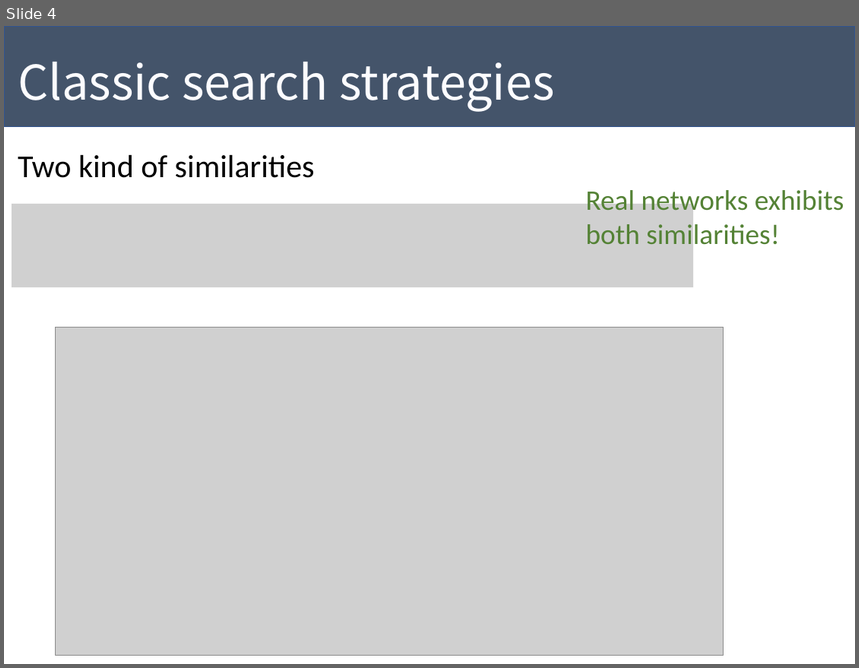
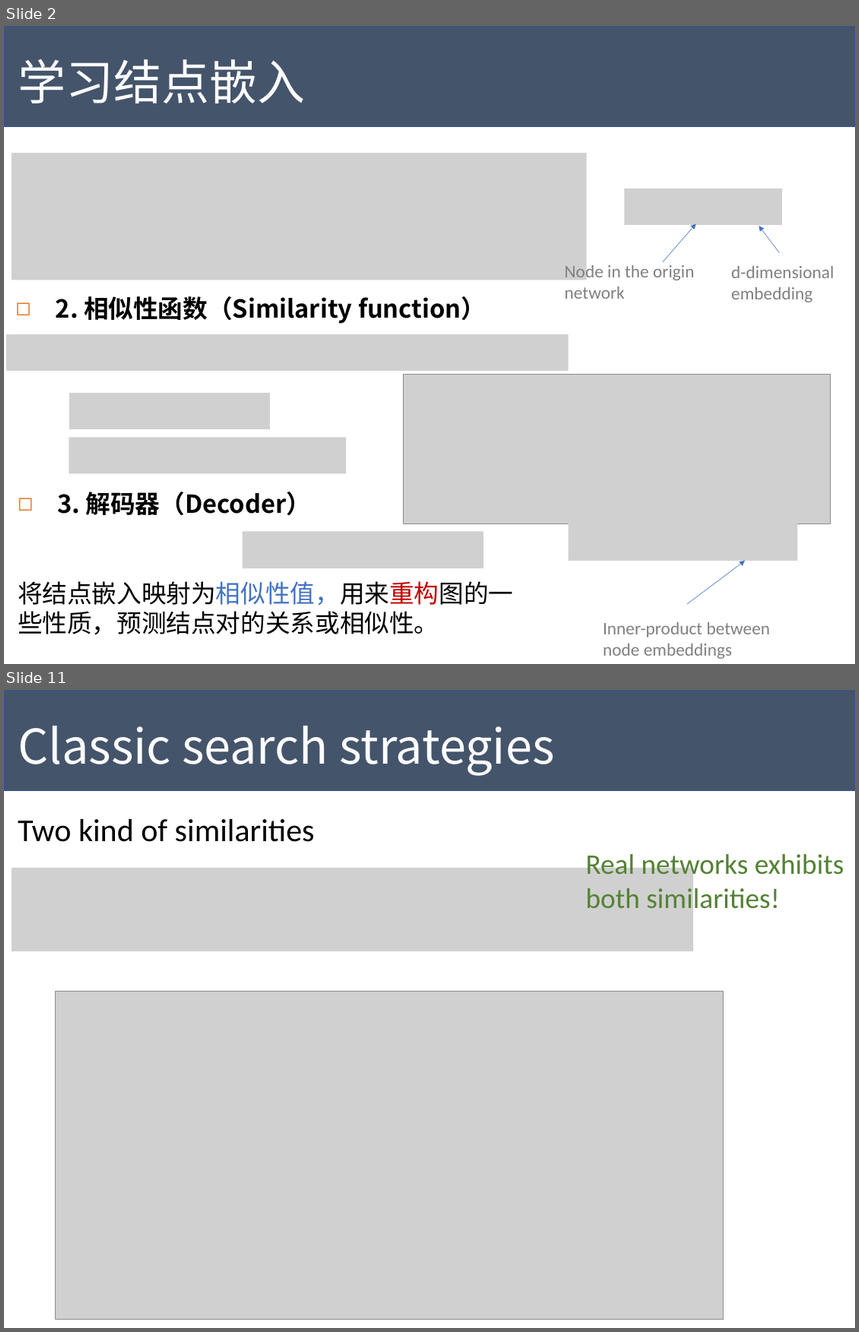
Before and after one commit to Tigerrr07/GNN-tiger, a slide deck: GE.pptx. Shown one above the other, each under a label of ours: slide 4 before the commit, slides 2 and 11 after it; the slides between them are not shown. The pictures are 859x668 and 859x1332 pixels, drawn with LibreOffice and Linux fonts; fonts in the diff are those of the drawing; grey boxes stand for pictures. Boxes give left, top, right and bottom in pixels: in the first picture for what was removed or moved away, otherwise in the second. Text is boxed around its words. In the diff, an @@ line names an element or a change of style, - is before the commit and + after.

```diff
--- a/GE.pptx
+++ b/GE.pptx
@@ slide 2 added at (4,26,855,664), background #FFFFFF @@
@@ rectangle added at (4,26,855,126), fill #44546A, outline #325491 1 pt @@
@@ text added at (18,59,305,104), 54 pt, text #FCFCFF @@
+学习结点嵌入
@@ picture added at (12,153,587,280) @@
@@ picture added at (270,192,434,230) @@
@@ picture added at (625,189,783,225) @@
@@ arrow added from (663, 262) to (696, 224), #4472C4 0.5 pt @@
@@ arrow added from (780, 252) to (759, 226), #4472C4 0.5 pt @@
@@ text added at (565,262,694,299), 20 pt, text #808080 @@
+Node in the origin network
@@ text added at (731,266,834,303), 20 pt, text #808080 @@
+d-dimensional embedding
@@ text added at (56,297,486,324), 28 pt, text #000000, bold @@
+◻ 2. 相似性函数（Similarity function）
@@ picture added at (6,335,569,371) @@
@@ picture added at (404,374,831,524) @@
@@ picture added at (69,393,270,430) @@
@@ picture added at (69,437,346,474) @@
@@ text added at (18,492,513,636), 28 pt, text #000000 @@
+◻ 3. 解码器（Decoder）
+将结点嵌入映射为相似性值，用来重构图的一些性质，预测结点对的关系或相似性。
@@ picture added at (569,524,798,561) @@
@@ picture added at (242,531,484,569) @@
@@ arrow added from (687, 604) to (745, 561), #4472C4 0.5 pt @@
@@ text added at (603,623,771,659), 20 pt, text #808080 @@
+Inner-product between
+node embeddings
@@ what was slide 4 is now slide 11 @@
```
Also in this commit, not shown: 1 slide changed, 8 other slides added, 2 slides removed, 2 other files.
